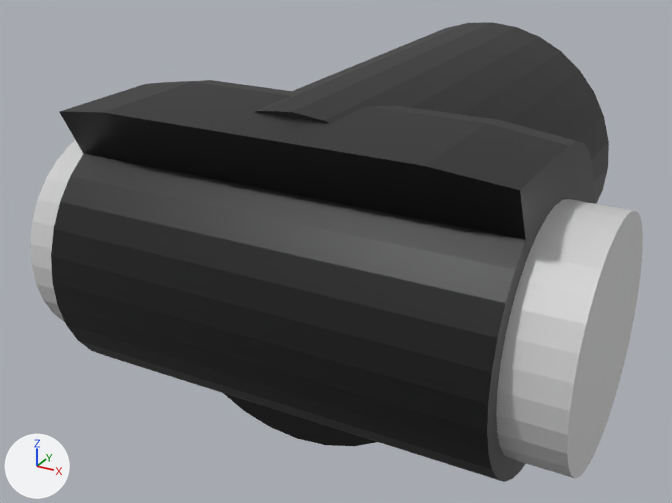
The COLLADA model premaidai_gym/models_robot/premaidai_description/meshes/r_uarm_joint.dae as it was, and as the next commit left it.
Rendered twice from a camera (50 mm lens) standing at (0.0458, -0.0975, 0.0425) and looking at (-0.0047, -0.0057, -0.0034). Lighting does not change. The marker at lower left points along +X, +Y and +Z. Where no turn or scale is listed for an object, it has been applied to the vertices. Vertices at the same position are counted once.

Names of what the first picture shows: 'UpperArmJoint_R'.
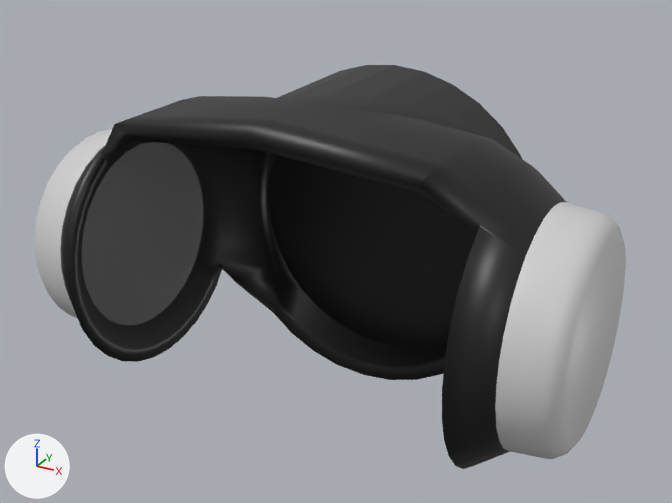
Boxes [x1, y1, x2, y2] around the edits, measured in the pictures (672 x 503 px):
'UpperArmJoint_R', reshaped (12% shorter): before [30, 22, 643, 482]; after [34, 65, 626, 469]
part 1 of me_cylinder_012, rebuilt (17% narrower): before [30, 80, 643, 482]; after [60, 65, 566, 469]
part 2 of me_cylinder_012, added: after [495, 202, 626, 459]
part 3 of me_cylinder_012, added: after [34, 128, 113, 318]
part 4 of me_cylinder_012, deleted (black): before [223, 22, 609, 446]

Edits to the bpy script that builds the scene:
```text
Add mat_black_017:
    mat_black_017 = principled_material('Black_017')
    mat_black_017.base_color = (0.008, 0.008, 0.008)  # black #161616
    mat_black_017.roughness = 0.44
Change me_cylinder_012:
    used by ob_upperarmjoint_r; location = (0.0, 0.0, 0.0)
    remove me_cylinder_012.from_pydata(...)  # 358 vertices, 708 faces; spans x -0.0291..0.0313, y -0.0335..0.0317, z -0.0183..0.019
    remove me_cylinder_012.materials.append(mat_black_002)  # black #111111
    add me_cylinder_012.from_pydata(...)  # 1070 vertices, 2068 faces; spans x -0.0303..0.0303, y -0.0339..0.0, z -0.0189..0.0189
    me_cylinder_012 part 1: the loose piece of 292 vertices spanning x -0.0291..0.0313, y -0.0335..-0.0011, z -0.0152..0.0184 is rebuilt with 812 vertices and now spans x -0.0248..0.0248, y -0.0339..0.0, z -0.0189..0.0189, in mat_black_017 (black #161616)
    me_cylinder_012 part 2: a new loose piece of 129 vertices spanning x 0.0248..0.0303, y -0.031..-0.0067, z -0.0121..0.0122, in mat_white_002 (light grey #d1d1d1)
    me_cylinder_012 part 3: a new loose piece of 129 vertices spanning x -0.0303..-0.0248, y -0.031..-0.0067, z -0.0121..0.0122, in mat_white_002 (light grey #d1d1d1)
    me_cylinder_012 part 4: the loose piece of 66 vertices spanning x -0.0184..0.0188, y -0.0235..0.0317, z -0.0183..0.019 is deleted
    me_cylinder_012 part 5: the surface is now shaded smooth
    add me_cylinder_012.materials.append(mat_black_017)  # black #161616
```
